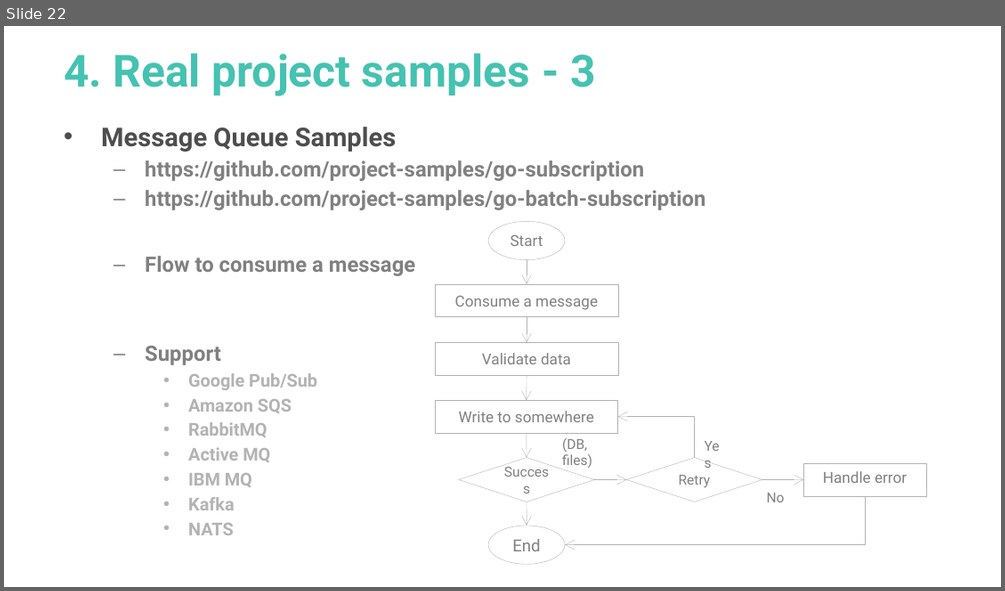
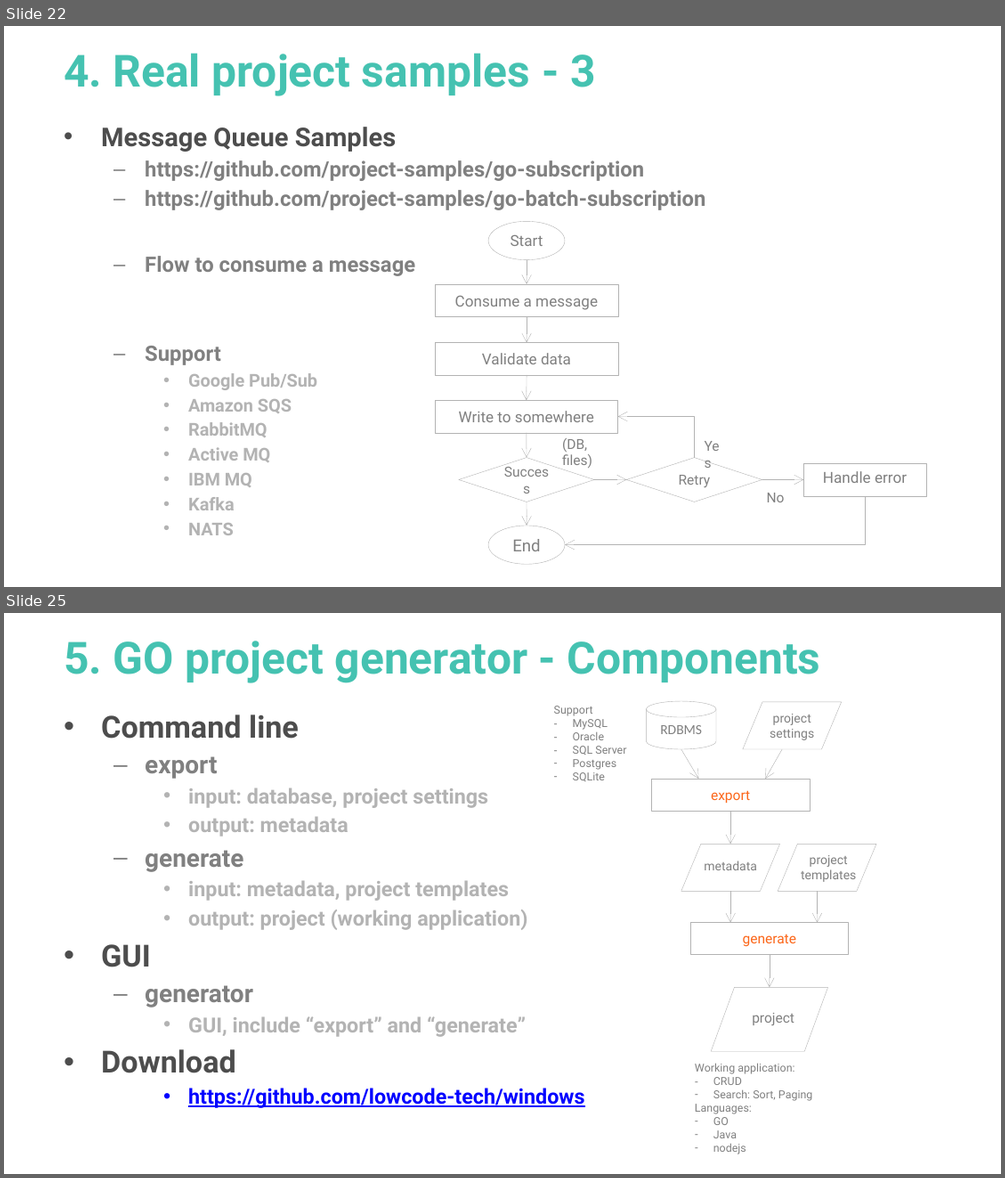
Before and after one commit to go-tutorials/overview, a slide deck: go-tutorial.pptx. Shown one above the other, each under a label of ours: slide 22 before the commit, slides 22 and 25 after it; the slides between them are not shown. The pictures are 1005x591 and 1005x1178 pixels, drawn with LibreOffice and Linux fonts; fonts in the diff are those of the drawing. Boxes give left, top, right and bottom in pixels: in the first picture for what was removed or moved away, otherwise in the second. Text is boxed around its words. In the diff, an @@ line names an element or a change of style, - is before the commit and + after.

Commit message:
Add lowcode

```diff
--- a/go-tutorial.pptx
+++ b/go-tutorial.pptx
@@ slide 25 added at [4,613,1001,1174], background #FFFFFF @@
@@ title added at [64,641,820,683], 32 pt, text #45C2B1, bold @@
+5. GO project generator - Components
@@ text added at [101,714,584,1108], 15 pt, text #B3B3B3, bold @@
+• Command line
+  – export
+    • input: database, project settings
+    • output: metadata
+  – generate
+    • input: metadata, project templates
+    • output: project (working application)
+• GUI
+  – generator
+    • GUI, include “export” and “generate”
+• Download
+    • https://github.com/lowcode-tech/windows
@@ text added at [554,706,626,781], 8 pt, text #808080 @@
+Support
+– MySQL
+– Oracle
+– SQL Server
+– Postgres
+– SQLite
@@ cylinder added at [646,701,716,748], outline #B3B3B3 0.25 pt, 10 pt, text #808080 @@
+RDBMS
@@ flow chart input output added at [743,702,841,748], outline #B3B3B3 0.25 pt @@
@@ text added at [769,714,814,740], 9 pt, text #808080 @@
+project
+settings
@@ arrow added from (680, 749) to (699, 779), #B3B3B3 0.25 pt @@
@@ arrow added from (783, 749) to (766, 779), #B3B3B3 0.25 pt @@
@@ rectangle added at [652,779,809,811], outline #B3B3B3 0.25 pt, 10 pt, text #FC671A @@
+export
@@ arrow added from (730, 811) to (730, 844), #B3B3B3 0.25 pt @@
@@ flow chart input output added at [680,844,779,891], outline #B3B3B3 0.25 pt @@
@@ flow chart input output added at [777,844,876,891], outline #B3B3B3 0.25 pt @@
@@ text added at [704,860,757,870], 9 pt, text #808080 @@
+metadata
@@ text added at [801,855,856,882], 9 pt, text #808080 @@
+project templates
@@ arrow added from (730, 891) to (730, 922), #B3B3B3 0.25 pt @@
@@ arrow added from (817, 891) to (817, 922), #B3B3B3 0.25 pt @@
@@ rectangle added at [691,922,849,954], outline #B3B3B3 0.25 pt, 10 pt, text #FC671A @@
+generate
@@ arrow added from (769, 954) to (769, 987), #B3B3B3 0.25 pt @@
@@ flow chart input output added at [711,987,827,1051], outline #B3B3B3 0.25 pt @@
@@ text added at [752,1013,794,1025], 10 pt, text #808080 @@
+project
@@ text added at [695,1062,812,1154], 8 pt, text #808080 @@
+Working application:
+– CRUD
+– Search: Sort, Paging
+Languages:
+– GO
+– Java
+– nodejs
```
Also in this commit, not shown: 2 slides changed, 3 other slides added, 2 other files.
